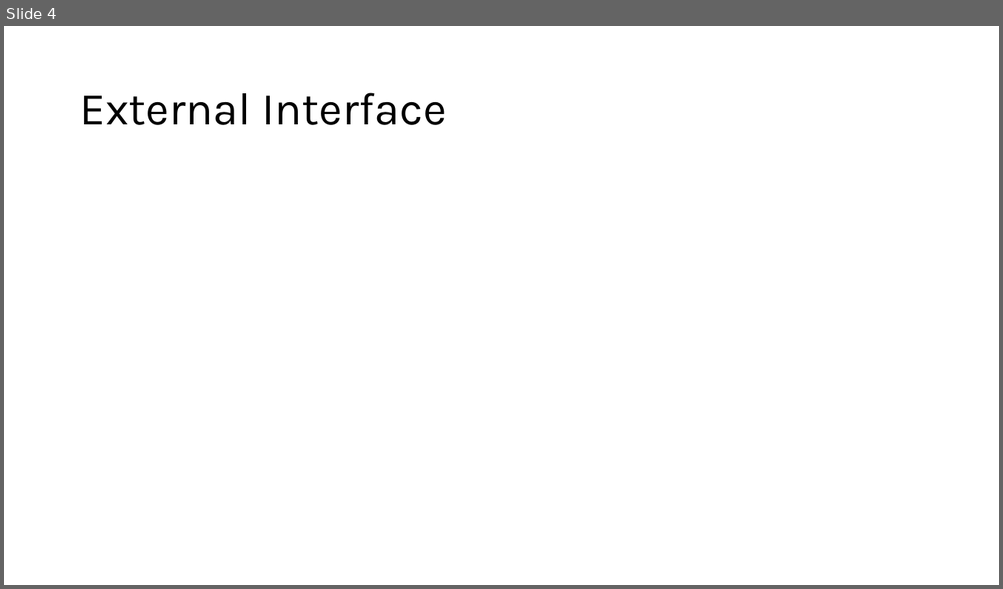
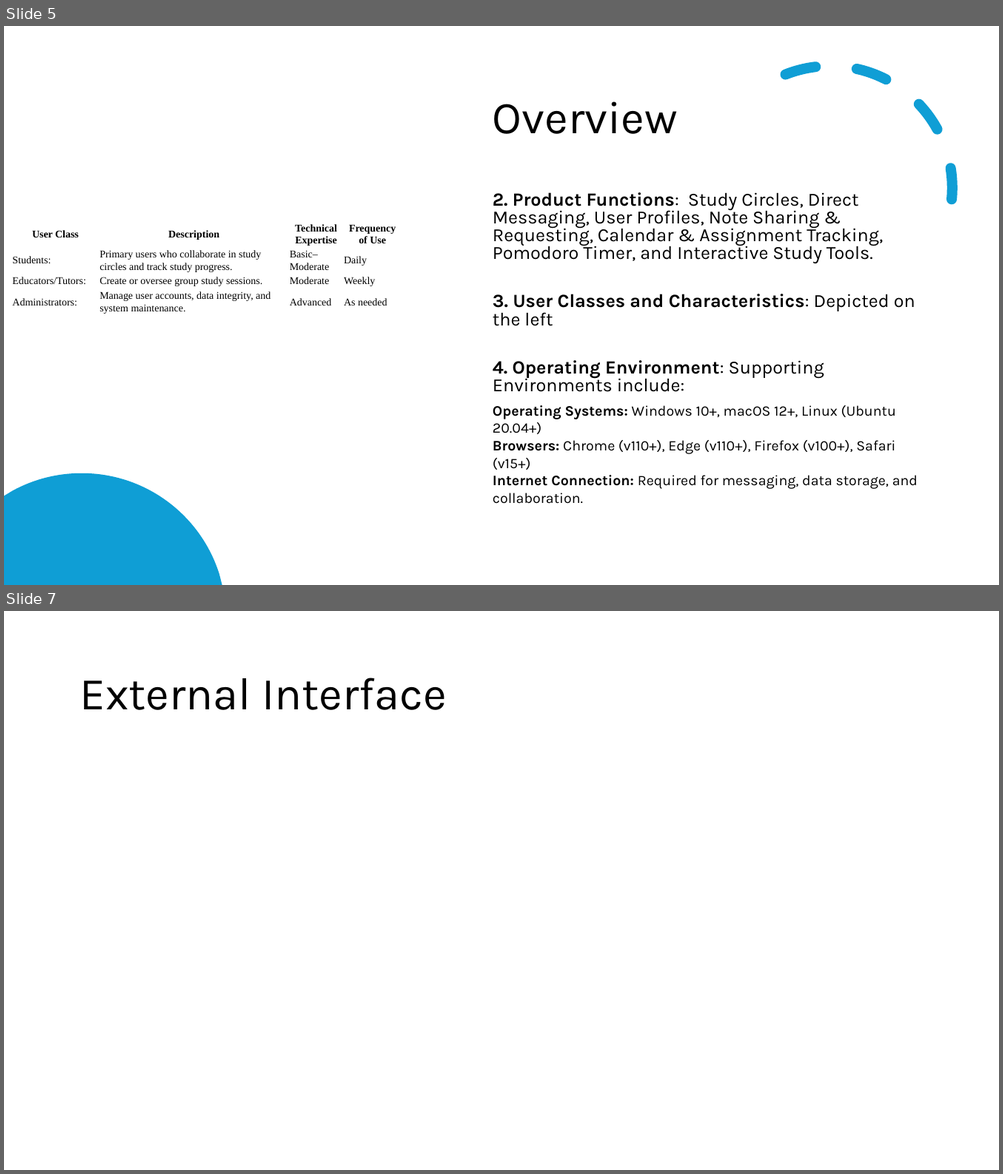
Before and after one commit to hudcho/Studious, a slide deck: ASGMNT3/New Microsoft PowerPoint Presentation.pptx. Shown one above the other, each under a label of ours: slide 4 before the commit, slides 5 and 7 after it; the slides between them are not shown. The pictures are 1003x589 and 1003x1174 pixels, drawn with LibreOffice and Linux fonts; fonts in the diff are those of the drawing. Boxes give left, top, right and bottom in pixels: in the first picture for what was removed or moved away, otherwise in the second. Text is boxed around its words. In the diff, an @@ line names an element or a change of style, - is before the commit and + after.

```diff
--- a/ASGMNT3/New Microsoft PowerPoint Presentation.pptx
+++ b/ASGMNT3/New Microsoft PowerPoint Presentation.pptx
@@ slide 5 added at (x1=4, y1=26, x2=999, y2=585), background #FFFFFF @@
@@ arc (boxed as its full ellipse) added at (x1=669, y1=27, x2=991, y2=349), outline #0F9ED5 10 pt dashed @@
@@ title added at (x1=492, y1=101, x2=677, y2=134), 44 pt, text #000000 @@
+Overview
@@ text added at (x1=492, y1=192, x2=917, y2=504), 18 pt, text #000000 @@
+2. Product Functions: Study Circles, Direct Messaging, User Profiles, Note Sharing & Requesting, Calendar & Assignment Tracking, Pomodoro Timer, and Interactive Study Tools.
+3. User Classes and Characteristics: Depicted on the left
+4. Operating Environment: Supporting Environments include:
+Operating Systems: Windows 10+, macOS 12+, Linux (Ubuntu 20.04+)
+Browsers: Chrome (v110+), Edge (v110+), Firefox (v100+), Safari (v15+)
+Internet Connection: Required for messaging, data storage, and collaboration.
@@ table added at (x1=11, y1=221, x2=401, y2=317), 4 rows, 4 columns @@
+User Class | Description | Technical Expertise | Frequency of Use
+Students: | Primary users who collaborate in study circles and track study progress. | Basic–Moderate | Daily
+Educators/Tutors: | Create or oversee group study sessions. | Moderate | Weekly
+Administrators: | Manage user accounts, data integrity, and system maintenance. | Advanced | As needed
@@ freeform shape added at (x1=4, y1=474, x2=222, y2=585), fill #0F9ED5 @@
@@ what was slide 4 is now slide 7 @@
```
Also in this commit, not shown: 4 other slides added, 2 slides removed.
